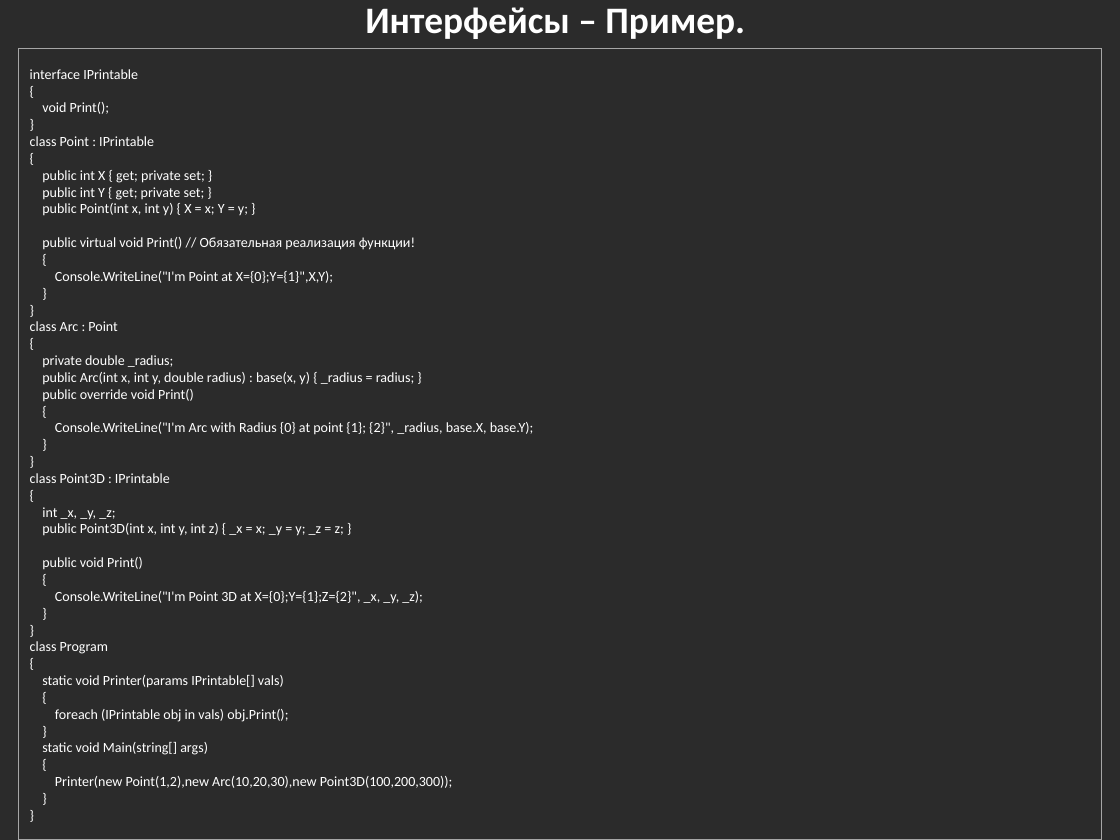
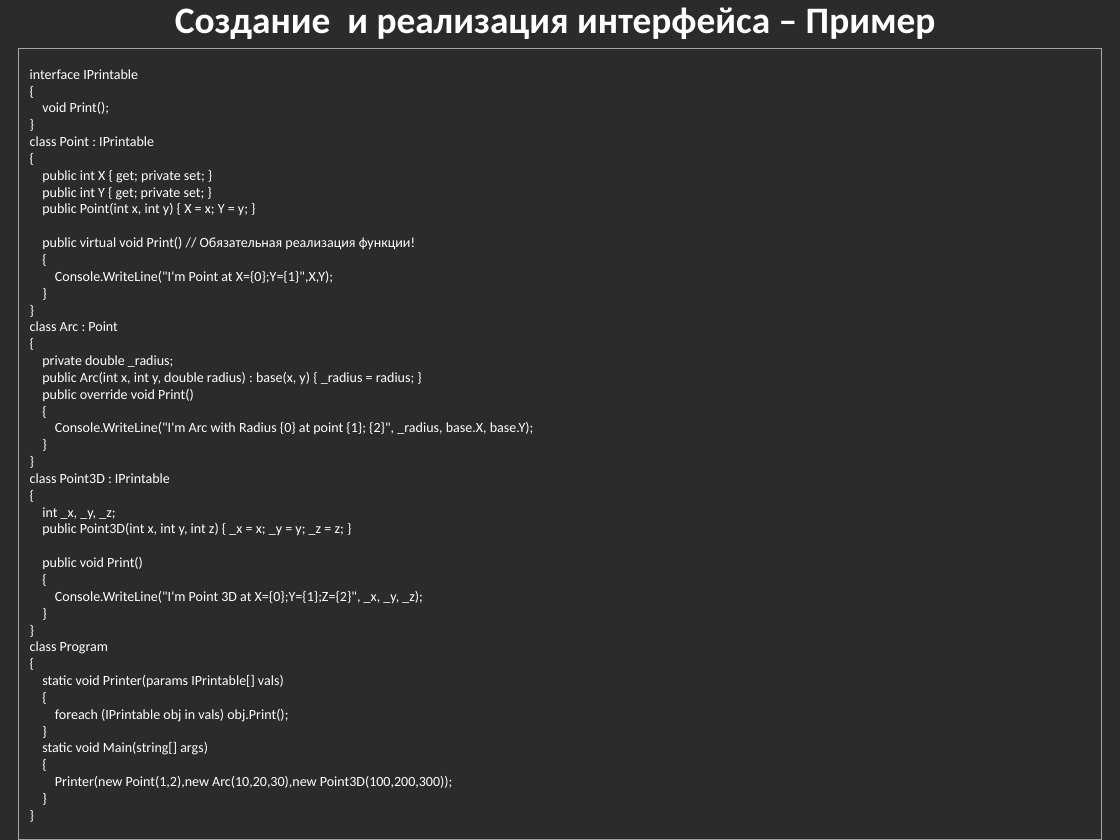
Before and after one commit to bazile/Training, a slide deck: slide 25 of Presentation/lesson-02-oop.pptx. Drawn at 1120x840 pixels with LibreOffice and Linux fonts; fonts in the diff are those of the drawing; background and template pictures are left out; a plain dark background stands for a picture behind light text. Boxes give left, top, right and bottom in pixels: in the first picture for what was removed or moved away, otherwise in the second. Text is boxed around its words. In the diff, an @@ line names an element or a change of style, - is before the commit and + after.

```diff
--- a/Presentation/lesson-02-oop.pptx
+++ b/Presentation/lesson-02-oop.pptx
@@ text at (x1=175, y1=7, x2=936, y2=39): text changed @@
-Интерфейсы – Пример.
+Создание и реализация интерфейса – Пример
```
Also in this commit, not shown: 1 slide added, 1 slide removed.
